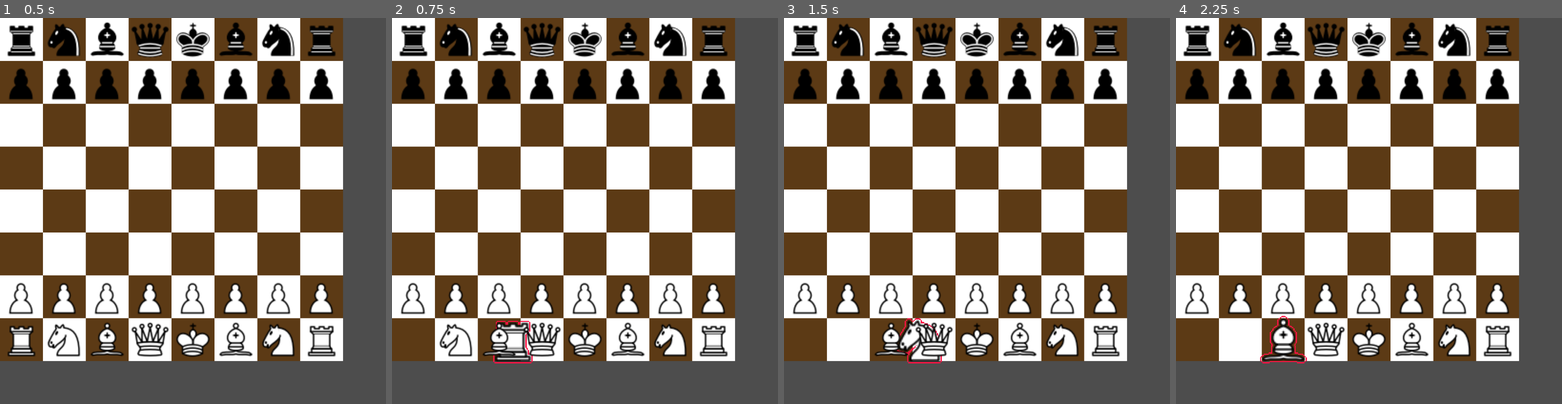
Above: before the commit, frames 1-4 (left to right).
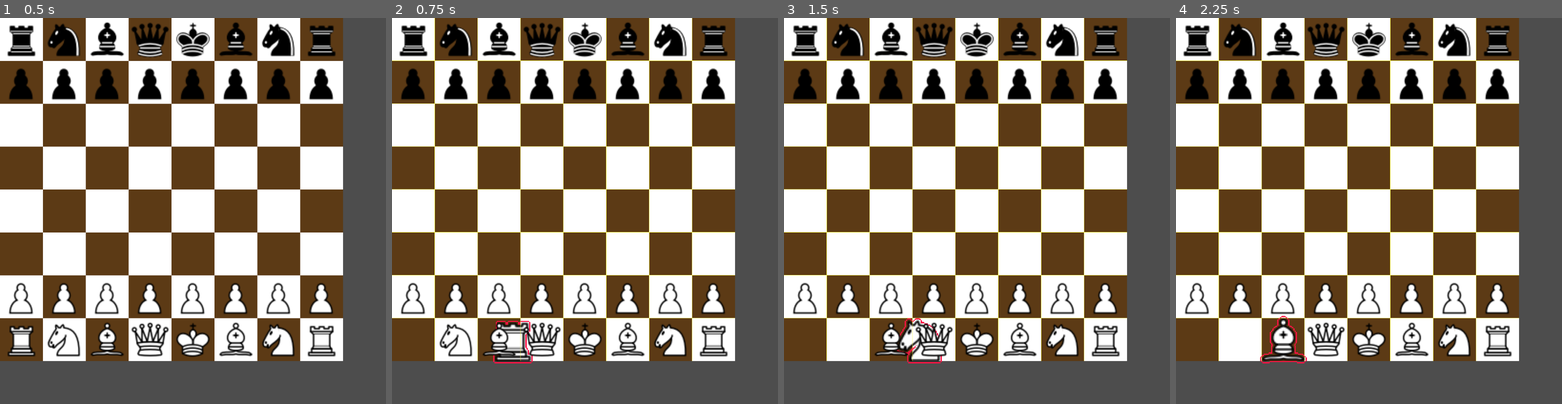
Above: after the commit, the same moments.

Repository: telamonian/chess_2d
Game: Godot game, scene res://game/game_2d.tscn
Same seed, same stepped clock (60 frames per second), same inputs: the game is played once before the commit and once after it.
Inputs (mouse positions are in pixels of both pictures, inside the frame that each line leads up to):
- Up to frame 1 (0.5 s): no input
- Up to frame 2 (0.75 s): tap Enter at 0.5 s; drag from (415, 338) to (712, 338) at 0.52 s
- Up to frame 3 (1.5 s): drag from (849, 338) to (1061, 338) at 1.27 s
- Up to frame 4 (2.25 s): move the mouse to (1284, 338) at 2.02 s; click (1284, 338) at 2.17 s

Frame 1 is identical in both runs. In frame 2, 2.0% of the frame differs, in the area x 0-89%, y 0-89%; in frame 3, 2.0%; in frame 4, 2.0%.

Commit message:
highlight board squares on piece drag
- currently highlights all board squares, will eventually be changed to only show valid moves

Diff:
--- a/game/board/board_2d.gd
+++ b/game/board/board_2d.gd
@@ -2,6 +2,7 @@
 class_name Board2D
 
 @onready var tmlayer = $TileMapLayer
+@onready var highlights = $Highlights
 
 func spawn_board():
   tmlayer.spawn_board()
@@ -15,7 +16,19 @@
 func global_to_grid(global_pos: Vector2) -> Vector2i:
   return tmlayer.global_to_grid(global_pos)
 
+func _ready() -> void:
+  var game = get_parent()
+  var piece_man = game.get_node("Piece_manager")
+
+  piece_man.piece_drag_started.connect(_on_piece_drag_started)
+  piece_man.piece_drag_ended.connect(_on_piece_drag_ended)
 
 # Called every frame. 'delta' is the elapsed time since the previous frame.
 func _process(delta: float) -> void:
   pass
+
+func _on_piece_drag_started(piece: Piece2D):
+  highlights.add_highlight()
+
+func _on_piece_drag_ended(piece: Piece2D):
+  highlights.remove_highlight()
--- a/game/board/board_2d.tscn
+++ b/game/board/board_2d.tscn
@@ -1,10 +1,11 @@
-[gd_scene load_steps=10 format=3 uid="uid://cgg65ymwya6wq"]
+[gd_scene load_steps=11 format=3 uid="uid://cgg65ymwya6wq"]
 
 [ext_resource type="Texture2D" uid="uid://npalm2xf6l77" path="res://assets/black_128x128.png" id="1_1xhu3"]
 [ext_resource type="Script" uid="uid://cddp6edy4jvxx" path="res://game/board/board_2d.gd" id="1_x677m"]
 [ext_resource type="Texture2D" uid="uid://bryudrl01ln43" path="res://assets/white_128x128.png" id="2_fr5py"]
 [ext_resource type="Script" uid="uid://brxo4e1mpwq8c" path="res://game/board/board_tmlayer.gd" id="2_irr5h"]
 [ext_resource type="Texture2D" uid="uid://d3ljg6gtftac5" path="res://assets/brown_128x128.png" id="4_om8fv"]
+[ext_resource type="Script" uid="uid://bmmt38k67qfsf" path="res://game/board/highlights.gd" id="6_6afcf"]
 
 [sub_resource type="TileSetAtlasSource" id="TileSetAtlasSource_x677m"]
 texture = ExtResource("1_1xhu3")
@@ -38,3 +39,6 @@
 z_index = -10
 tile_set = SubResource("TileSet_j8d55")
 script = ExtResource("2_irr5h")
+
+[node name="Highlights" type="Node2D" parent="."]
+script = ExtResource("6_6afcf")
--- /dev/null
+++ b/game/board/highlight.gd
@@ -0,0 +1,35 @@
+extends Node2D
+class_name BoardHighlight
+
+@export var tile_map: TileMapLayer:
+  set (x):
+    tile_map = x;
+    queue_redraw();
+
+@export var grid_color: Color:
+  set (x):
+    grid_color = x;
+    queue_redraw();
+
+var vertical_points: PackedVector2Array;
+var horizontal_points: PackedVector2Array;
+
+func _init(new_tile_map: TileMapLayer, new_grid_color: Color):
+  tile_map = new_tile_map
+  grid_color = new_grid_color
+
+func _ready() -> void:
+  var tilemap_rect := tile_map.get_used_rect();
+  var tilemap_cell_size := tile_map.tile_set.tile_size;
+
+  for y: int in range(0, tilemap_rect.size.y):
+    horizontal_points.append(Vector2(0, y * tilemap_cell_size.y))
+    horizontal_points.append(Vector2(tilemap_rect.size.x * tilemap_cell_size.x, y * tilemap_cell_size.y))
+
+  for x in range(0, tilemap_rect.size.x):
+    vertical_points.append(Vector2(x * tilemap_cell_size.x, 0))
+    vertical_points.append(Vector2(x * tilemap_cell_size.x, tilemap_rect.size.y * tilemap_cell_size.y))
+
+func _draw() -> void:
+  draw_multiline(horizontal_points, grid_color);
+  draw_multiline(vertical_points, grid_color);
--- /dev/null
+++ b/game/board/highlights.gd
@@ -0,0 +1,23 @@
+extends Node2D
+
+#preload("res://game/board/highlight.gd")
+
+var highlight: BoardHighlight
+
+func add_highlight():
+  highlight = BoardHighlight.new(get_parent().tmlayer, Color(1.0, 1.0, 0.259, 1.0))
+  add_child(highlight)
+
+func remove_highlight():
+  remove_child(highlight)
+  highlight.queue_free()
+  highlight = null
+
+# Called when the node enters the scene tree for the first time.
+func _ready() -> void:
+  pass # Replace with function body.
+
+
+# Called every frame. 'delta' is the elapsed time since the previous frame.
+func _process(delta: float) -> void:
+  pass
--- a/game/game_2d.gd
+++ b/game/game_2d.gd
@@ -1,8 +1,8 @@
 extends Node2D
 
-@onready var board = $Board_2d
 @onready var player_man = $Player_manager
 @onready var piece_man = $Piece_manager
+@onready var board = $Board_2d
 
 func spawn_game():
   board.spawn_board()
--- a/game/game_2d.tscn
+++ b/game/game_2d.tscn
@@ -8,12 +8,10 @@
 [node name="Game_2d" type="Node2D"]
 script = ExtResource("1_luvuv")
 
-[node name="Board_2d" parent="." instance=ExtResource("1_kt5uc")]
-
 [node name="Piece_manager" type="Node2D" parent="."]
 script = ExtResource("2_w264a")
 
 [node name="Player_manager" type="Node2D" parent="."]
 script = ExtResource("4_bd2yl")
 
-[connection signal="piece_drag_ended" from="Piece_manager" to="Piece_manager" method="_on_piece_drag_ended"]
+[node name="Board_2d" parent="." instance=ExtResource("1_kt5uc")]
--- a/game/piece/piece_2d.gd
+++ b/game/piece/piece_2d.gd
@@ -47,6 +47,8 @@
   sprite.material = highlight_material
   scale = Vector2(old_scale.x * 1.25, old_scale.y * 1.25)
 
+  get_parent().piece_drag_started.emit(self)
+
 func end_drag():
   scale = Vector2(old_scale)
   sprite.material = null
--- a/game/piece_manager.gd
+++ b/game/piece_manager.gd
@@ -1,5 +1,6 @@
 extends Node2D
 
+signal piece_drag_started(piece: Piece2D)
 signal piece_drag_ended(piece: Piece2D)
 
 const PIECE_SCENE = preload("res://game/piece/piece_2d.tscn")
@@ -54,7 +55,7 @@
 
 # Called when the node enters the scene tree for the first time.
 func _ready() -> void:
-  pass
+  piece_drag_ended.connect(_on_piece_drag_ended)
 
 
 # Called every frame. 'delta' is the elapsed time since the previous frame.
Not shown, added: game/board/highlight.gd.uid
Not shown, added: game/board/highlights.gd.uid
